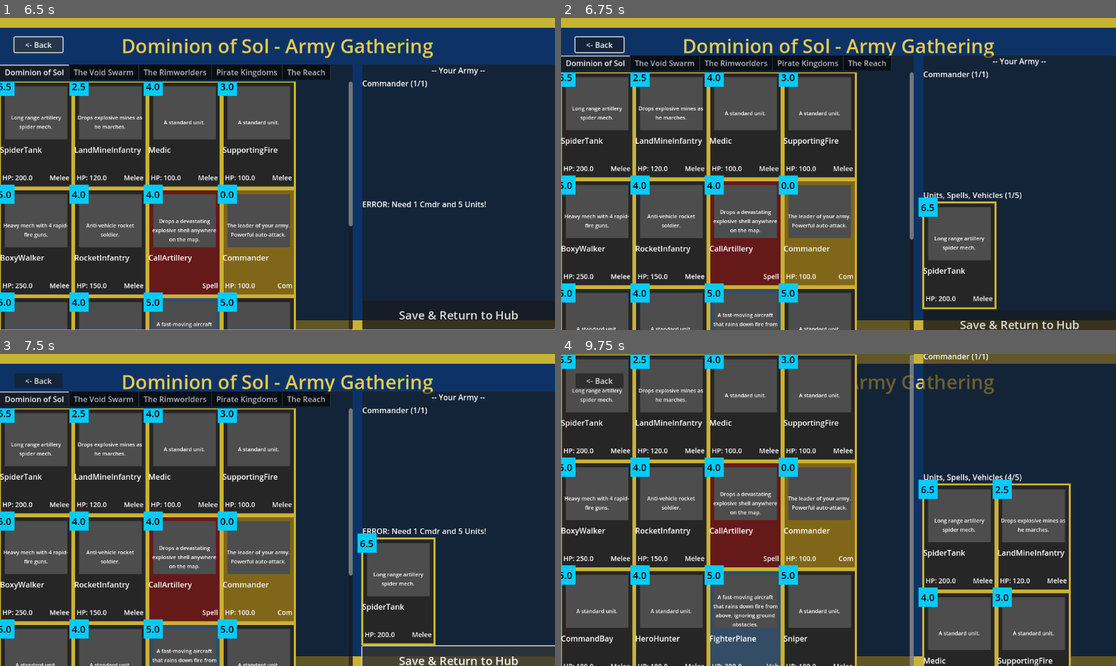
Above: before the commit, frames 1-4 (two rows, left to right).
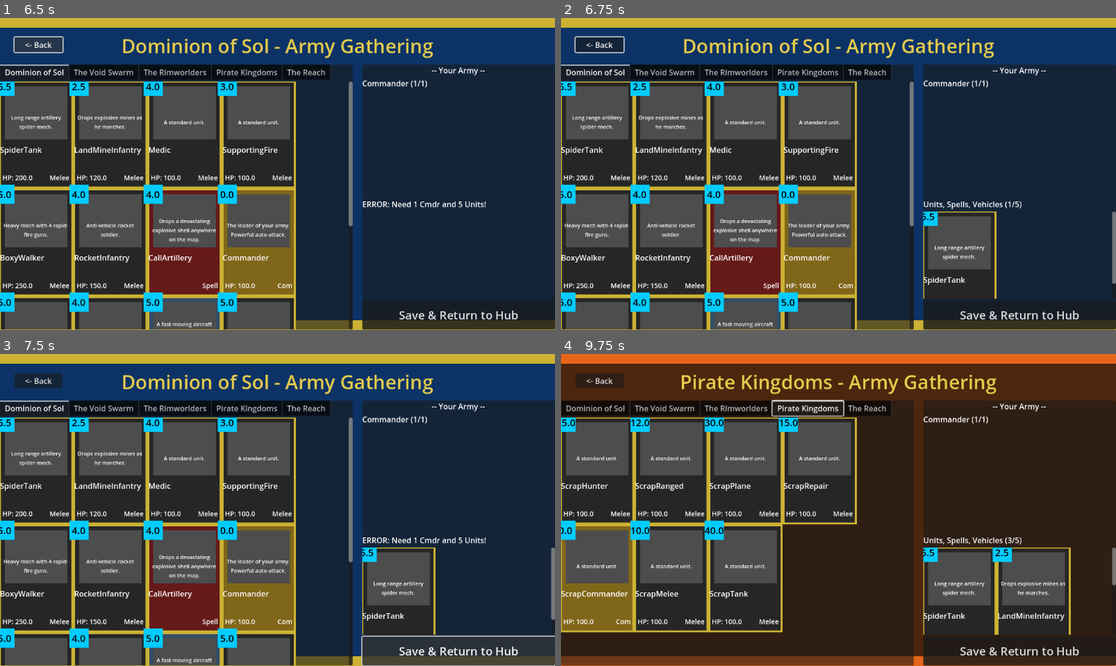
Above: after the commit, the same moments.

Repository: geoffbradford96/UBB_v4
Game: Godot game, scene res://Scenes/BootScreen.tscn
Same seed, same stepped clock (60 frames per second), same inputs: the game is played once before the commit and once after it.
Inputs (mouse positions are in pixels of both pictures, inside the frame that each line leads up to):
- Up to frame 1 (6.5 s): tap Enter at 0.5, 2 s; move the mouse to (399, 158) at 0.52 s; hold Right (ui_right) 0.53-1.25 s; click (399, 158) at 0.67 s; tap Space at 1.25 s; drag from (166, 189) to (249, 236) at 1.27 s; move the mouse to (333, 105) at 2.02 s; hold Right (ui_right) 2.03-2.75 s; click "Local Play" at 2.75 s; click "Deck Making (Army Gathering)" at 3.5 s; click "Player1" at 4.25 s; click "Save & Return to Hub" at 5 s; click "<- Back" at 5.75 s
- Up to frame 2 (6.75 s): drag from (599, 133) to (672, 127) at 6.52 s
- Up to frame 3 (7.5 s): click "Save & Return to Hub" at 7.25 s
- Up to frame 4 (9.75 s): drag from (672, 460) to (866, 510) at 8.02 s; drag from (744, 460) to (755, 432) at 8.77 s; move the mouse to (821, 407) at 9.52 s; hold Down (ui_down) from 9.53 s (still down); click (821, 407) at 9.67 s

Frame 1 is identical in both runs. In frame 2, 21% of the frame differs, in the area x 0-100%, y 12-100%; in frame 3, 22%; in frame 4, 87%, in the area x 0-100%, y 0-100%.

Commit message:
Enhance Deck Builder UI scrolling and dynamic faction backgrounds

Diff:
--- a/Scripts/ArmyGathering.gd
+++ b/Scripts/ArmyGathering.gd
@@ -1,5 +1,9 @@
 extends Control
 
+@onready var bg = $Background
+@onready var title_label = $Title
+@onready var trim_top = $GoldTrimTop
+@onready var trim_bot = $GoldTrimBottom
 var all_cards = []
 var deck_commander = null
 var deck_units = []
@@ -88,6 +92,7 @@
 	main_body.add_child(right_panel)
 
 	var right_vbox = VBoxContainer.new()
+	right_vbox.size_flags_vertical = Control.SIZE_EXPAND_FILL
 	right_panel.add_child(right_vbox)
 
 	var deck_title = Label.new()
@@ -107,10 +112,14 @@
 	count_label.text = "Units & Spells (0/5)"
 	right_vbox.add_child(count_label)
 
+	var right_scroll = ScrollContainer.new()
+	right_scroll.size_flags_vertical = Control.SIZE_EXPAND_FILL
+	right_vbox.add_child(right_scroll)
+
 	right_deck_grid = GridContainer.new()
 	right_deck_grid.columns = 2
-	right_deck_grid.size_flags_vertical = Control.SIZE_EXPAND_FILL
-	right_vbox.add_child(right_deck_grid)
+	right_deck_grid.size_flags_horizontal = Control.SIZE_EXPAND_FILL
+	right_scroll.add_child(right_deck_grid)
 
 	var save_btn = Button.new()
 	save_btn.text = "Save & Return to Hub"
@@ -142,6 +151,33 @@
 
 func _on_tab_changed(tab_idx: int):
 	current_tab = tab_idx
+
+	var faction_names = ["Dominion of Sol", "The Void Swarm", "The Rimworlders", "Pirate Kingdoms", "The Reach"]
+	if tab_idx >= 0 and tab_idx < faction_names.size():
+		if title_label: title_label.text = faction_names[tab_idx] + " - Army Gathering"
+
+	if bg and trim_top and trim_bot:
+		if tab_idx == 0: # Dominion
+			bg.color = Color(0.05, 0.2, 0.4)
+			trim_top.color = Color(0.8, 0.7, 0.2)
+			trim_bot.color = Color(0.8, 0.7, 0.2)
+		elif tab_idx == 1: # Void
+			bg.color = Color(0.15, 0.0, 0.3)
+			trim_top.color = Color(0.8, 0.1, 0.9)
+			trim_bot.color = Color(0.8, 0.1, 0.9)
+		elif tab_idx == 2: # Rimworlders
+			bg.color = Color(0.1, 0.3, 0.1)
+			trim_top.color = Color(0.2, 0.9, 0.4)
+			trim_bot.color = Color(0.2, 0.9, 0.4)
+		elif tab_idx == 3: # Pirates
+			bg.color = Color(0.3, 0.15, 0.05)
+			trim_top.color = Color(0.9, 0.4, 0.1)
+			trim_bot.color = Color(0.9, 0.4, 0.1)
+		elif tab_idx == 4: # Reach
+			bg.color = Color(0.05, 0.15, 0.2)
+			trim_top.color = Color(0.1, 0.8, 0.9)
+			trim_bot.color = Color(0.1, 0.8, 0.9)
+
 	for c in left_grid.get_children():
 		left_grid.remove_child(c)
 		c.queue_free()
Not shown, added: patch_deck_ui.py
Not shown, added: patch_vbox.py
